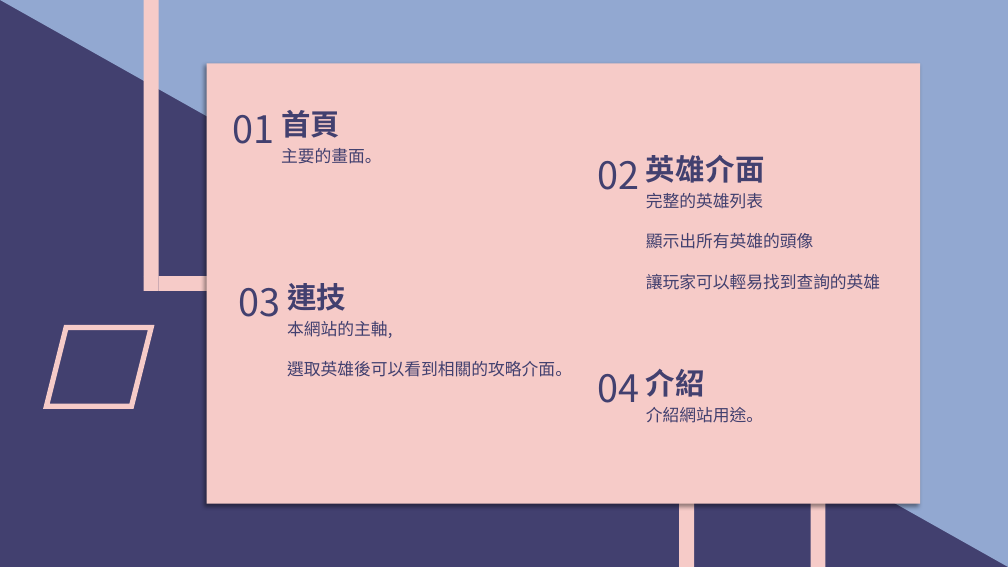
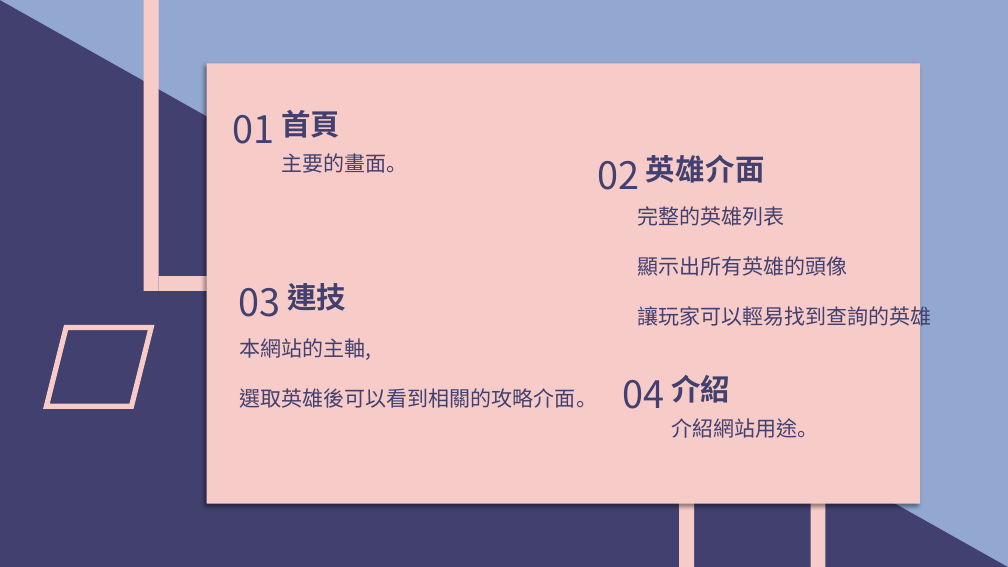
Before and after one commit to leonasdev/WebMidProject, a slide deck: slide 9 of 期末報告企畫書.pptx. Drawn at 1008x567 pixels with LibreOffice and Linux fonts; fonts in the diff are those of the drawing. Boxes give left, top, right and bottom in pixels: in the first picture for what was removed or moved away, otherwise in the second. Text is boxed around its words. In the diff, an @@ line names an element or a change of style, - is before the commit and + after.

```diff
--- a/期末報告企畫書.pptx
+++ b/期末報告企畫書.pptx
@@ text "完整的英雄列表": place and size @@
-text "完整的英雄列表" at <box>646,193,880,290</box>
+text "完整的英雄列表" at <box>637,206,931,329</box>
@@ size 16 to 20 pt in 4 elements at <box>281,153,407,173</box>, <box>671,418,818,438</box>, <box>637,206,931,329</box>, <box>239,338,597,408</box> @@
@@ text "本網站的主軸,": place and size @@
-text "本網站的主軸," at <box>287,321,572,377</box>
+text "本網站的主軸," at <box>239,338,597,408</box>
@@ text "04": place and size @@
-text "04" at <box>598,374,640,403</box>
+text "04" at <box>623,380,665,409</box>
@@ text "介紹": place and size @@
-text "介紹" at <box>646,369,705,397</box>
+text "介紹" at <box>671,375,730,403</box>
@@ text "介紹網站用途。": place and size @@
-text "介紹網站用途。" at <box>646,407,763,423</box>
+text "介紹網站用途。" at <box>671,418,818,438</box>
```
Also in this commit, not shown: 9 other slides changed, 7 slides added, 1 slide removed.
